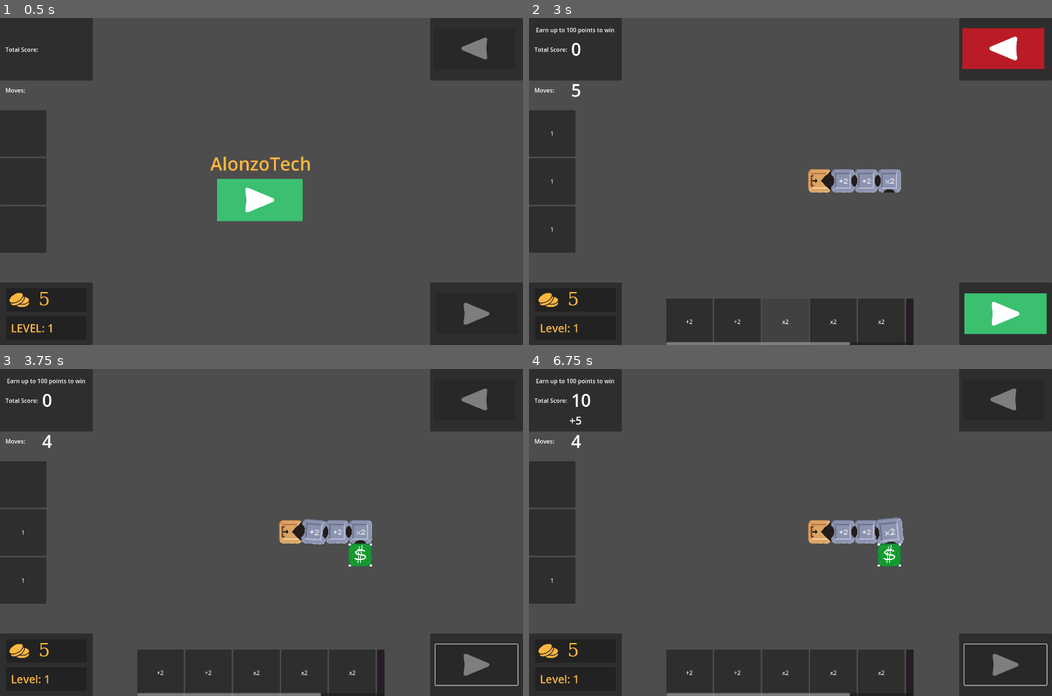
Above: before the commit, frames 1-4 (two rows, left to right).
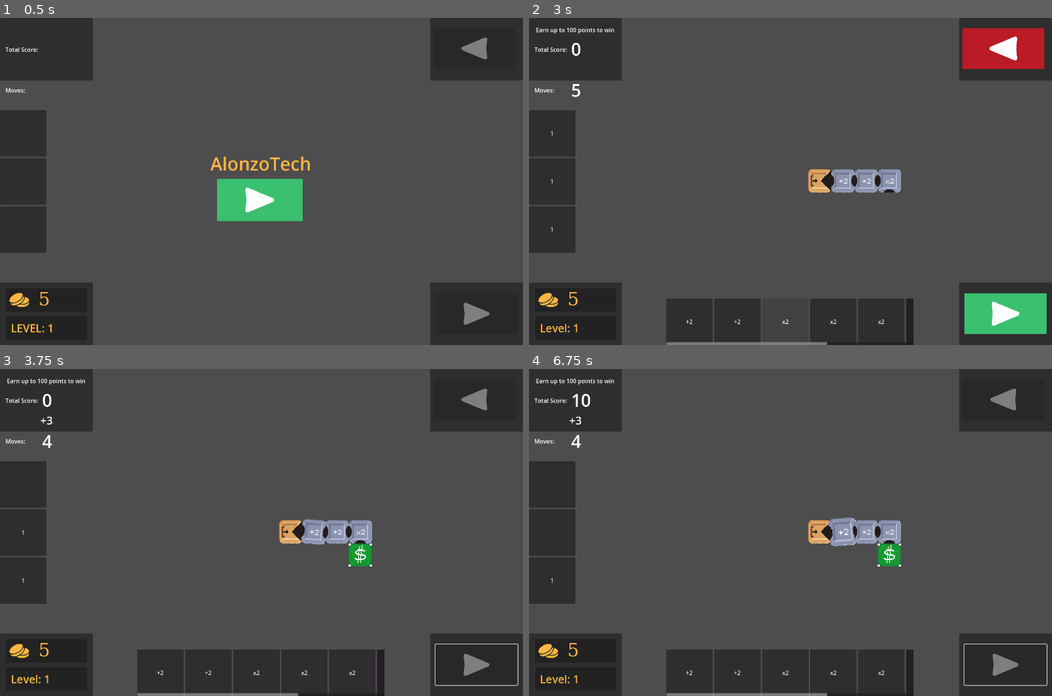
Above: after the commit, the same moments.

Repository: lemon4sour/alonzotech
Game: Godot game, scene res://src/game/build_area.tscn
The game is run twice, just before and just after one commit, with the same random seed, the same clock (stepped at 60 frames per second) and the same inputs.
Inputs (mouse positions are in pixels of both pictures, inside the frame that each line leads up to):
- Up to frame 1 (0.5 s): no input
- Up to frame 2 (3 s): click (790, 201) at 0.5 s; click "+2" at 1.25 s; click "+2" at 2 s; click "x2" at 2.75 s
- Up to frame 3 (3.75 s): click (496, 673) at 3.5 s, where only the run after the commit has a clickable "repeat"
- Up to frame 4 (6.75 s): click "x2" at 4.25 s; click "x2" at 5 s; click "λ+2" at 5.75 s; click "a * #" at 6.5 s

Frame 1 is identical in both runs. In frame 2, less than 0.1% of the frame differs, in the area x 56-62%, y 99-100%; in frame 3, less than 0.1%; in frame 4, 0.5%, in the area x 9-72%, y 14-100%.

Commit message:
animations, repeat machine

Diff:
--- a/src/game/canvas_layer.gd
+++ b/src/game/canvas_layer.gd
@@ -18,6 +18,8 @@
 @onready var coins: Label = $Stats/Panel/Coins
 @onready var level: Label = $Stats/Panel2/Level
 
+var score_value : float = 0
+
 var slotlist : Array[Button] = []
 
 signal machine_selected
@@ -25,6 +27,7 @@
 signal run
 signal send_machine
 signal remove_machine
+signal insert_finished
 
 func _ready() -> void:
 	slotlist = [slot_1, slot_2, slot_3]
@@ -93,8 +96,21 @@
 	gained.text = "+%s" % str(number)
 
 func set_score(number: float):
+	reset_counter()
+	score_value = number
 	score.text = str(number)
-	reset_counter()
+
+func score_insert(number: float):
+	var step_size: int = number / 50
+	if step_size < 1:
+		step_size = 1
+	for i in range(number,0,-step_size):
+		set_counter(i)
+		score_value += 1
+		score.text = str(score_value)
+		await get_tree().create_timer(.01).timeout
+	emit_signal("insert_finished")
+
 
 func set_objective(number: float):
 	objective.text = "Earn up to %s points to win" % str(number)
--- a/src/game/placer.gd
+++ b/src/game/placer.gd
@@ -46,7 +46,11 @@
 	reset()
 	remove_child(input_machine)
 	shop_ui.display()
+	InventorySingleton.startable = false
+	canvas_layer.update_buttons()
 	await(shop_ui.done)
+	InventorySingleton.startable = true
+
 	canvas_layer.input_enabled = true
 	tally.next_level()
 	add_child(input_machine)
--- a/src/game/shop.gd
+++ b/src/game/shop.gd
@@ -14,7 +14,7 @@
 
 func display() -> void:
 	for button: Button in buttonlist:
-		var machine = Machine.construct(randi() % 9, Placer.Direction.Up)
+		var machine = Machine.construct(randi() % 10, Placer.Direction.Up)
 		button.text = machine.labelstr
 		button.pressed.connect(on_buy.bind(machine, button))
 		button.tooltip_text = machine.tooltip_gen()
--- a/src/game/tally.gd
+++ b/src/game/tally.gd
@@ -67,17 +67,26 @@
 
 		total = currentround[i]
 		for m: Machine in machines:
-			m.bounce()
-			await(m.animation_finished)
-			total = m.execute(total)
-			canvas_layer.set_counter(total)
-		result += total
+			if m.func_up:
+				continue
+
+			m.set_counter.connect(on_counter_update)
+			total = await m.execute_operations(total)
+			m.set_counter.disconnect(on_counter_update)
+
+
+
 
 		sell_machine.bounce()
 		await(sell_machine.animation_finished)
 
 		await get_tree().create_timer(1).timeout
+
+		canvas_layer.score_insert(total)
+		result += total
+		await(canvas_layer.insert_finished)
 		canvas_layer.set_score(result)
+		await get_tree().create_timer(.5).timeout
 
 	if result >= round_goals[round - 1]:
 		InventorySingleton.coins += 2
@@ -108,6 +117,9 @@
 	canvas_layer.set_objective(round_goals[round - 1])
 	canvas_layer.update_list(currentround,machinebuffer)
 
+func on_counter_update(value: float):
+	canvas_layer.set_counter(value)
+
 const round_nums = [
 [1, 1, 1],
 [1, 1, 1],
--- a/src/inventory_singleton.gd
+++ b/src/inventory_singleton.gd
@@ -13,6 +13,7 @@
 		machines.push_back(Machine.construct(1, Placer.Direction.Left))
 	machines.push_back(Machine.construct(3, Placer.Direction.Left))
 	machines.push_back(Machine.construct(7, Placer.Direction.Left))
+	machines.push_back(Machine.construct(9, Placer.Direction.Left))
 
 	startable = true
 	revertable = false
--- a/src/machines/machine.gd
+++ b/src/machines/machine.gd
@@ -19,7 +19,7 @@
 @onready var tally: Node2D = $Tally
 
 signal animation_finished
-
+signal set_counter
 
 static func construct(id: int, dir: Placer.Direction) -> Machine:
 	var obj = self_scene.instantiate()
@@ -119,11 +119,11 @@
 			obj.func_up = true
 			obj.cost = 7
 		9:
-			obj.labelstr = "repeat last"
-			obj.ops.push_back(Operator.new(
-			"repeat last",
-			func(a):
-				return a
+			obj.labelstr = "repeat"
+			obj.ops.push_back(Operator.new(
+			"repeat previous",
+			func(a):
+				return "repeat"
 			))
 			obj.axis = Axis.Line
 			obj.func_up = true
@@ -159,15 +159,24 @@
 		Placer.Direction.Right:
 			hole_parent.rotation = deg_to_rad(90)
 
-func execute(a: int) -> int:
-	for op in ops:
-		a = op.op.call(a)
-
+func execute_operations(a: int) -> int:
+	for i in range(ops.size()):
+		var op = ops[i]
+		var next = op.op.call(a)
+
+		var repeat_index = i
+		while (next is String and next == "repeat"):
+			next = ops[repeat_index-1].op.call(a)
+			repeat_index -= 1
+		a = next
+		bounce()
+		emit_signal("set_counter",a)
+		await(animation_finished)
 	return a
 
-func upgrade(m: Machine):
-	m.ops.append_array(ops)
-	m.upgraded = true
+func upgrade(machine_to_upgrade: Machine):
+	machine_to_upgrade.ops.append_array(ops)
+	machine_to_upgrade.upgraded = true
 	update_tooltip()
 
 func update_tooltip():
Not shown, added: src/game/bui7F42.tmp
Not shown, added: src/game/bui967A.tmp
Not shown, added: src/game/buiCF0F.tmp
